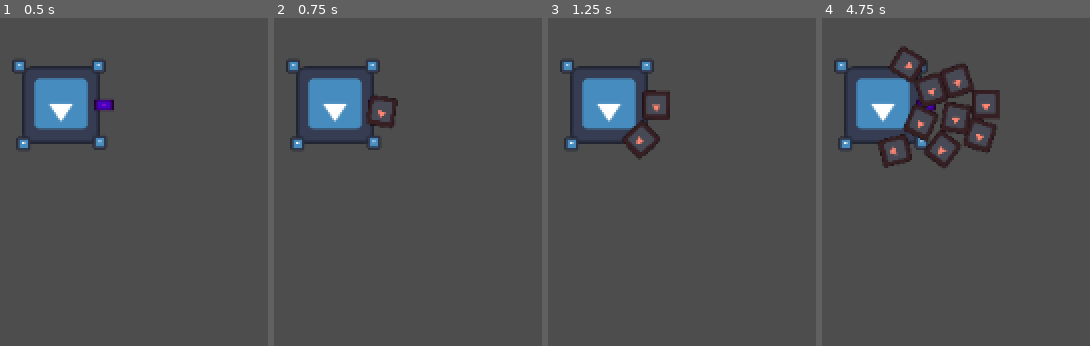
Above: before the commit, frames 1-4 (left to right).
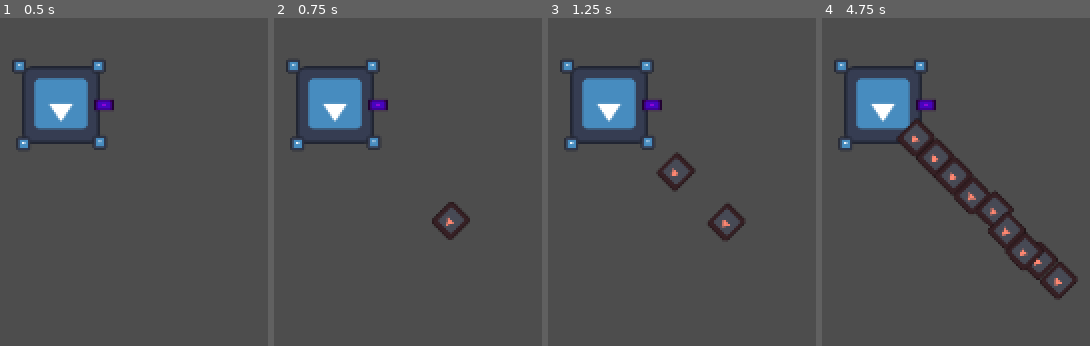
Above: after the commit, the same moments.

Repository: Quackstir/LVGameJam
Game: Godot game, scene res://Player.tscn
The game is run twice, just before and just after one commit, with the same random seed, the same clock (stepped at 60 frames per second) and the same inputs. The engine's default icon, where the game draws it, is replaced by a stand-in: a white triangle on a blue panel in a dark square.
Inputs:
- Up to frame 1 (0.5 s): no input
- Up to frame 2 (0.75 s): tap Enter at 0.5 s
- Up to frame 3 (1.25 s): no input
- Up to frame 4 (4.75 s): no input

Frame 1 is identical in both runs. In frame 2, 1.3% of the frame differs, in the area x 34-74%, y 23-68%; in frame 3, 2.5%; in frame 4, 9.1%, in the area x 20-96%, y 8-86%.

Commit message:
Added health, damage, and hit stuff

Diff:
--- a/Enemy.gd
+++ b/Enemy.gd
@@ -7,8 +7,15 @@
 # Get a reference to the player. It's likely different in your project
 var player
 
+@onready var hit_box_component = $HitBoxComponent
+@onready var health_component = $HealthComponent
+
 func _ready():
 	velocity = Vector2.ZERO
+	health_component.connect("onDeath", destroySelf)
+
+func destroySelf():
+	queue_free()
 
 func _set_Player(a:CharacterBody2D):
 	player = a
--- a/HealthComponent.gd
+++ b/HealthComponent.gd
@@ -13,6 +13,7 @@
 
 func _set_health(new_value : float):
 	Curr_Health = new_value
+	print("New Health: " + str(Curr_Health))
 	emit_signal("Health_Change", new_value)
 	if Curr_Health <= 0:
 		Death()
@@ -22,4 +23,3 @@
 
 func Death():
 	emit_signal("onDeath")
-	queue_free()
--- /dev/null
+++ b/HitBox.gd
@@ -0,0 +1,13 @@
+extends Area2D
+class_name HitboxComponent
+
+@export var healthComponent : HealthComponent
+
+signal hurt(hitbox)
+
+func _ready():
+	hurt.connect(takeDamage)
+
+func takeDamage(area: int):
+	print(get_parent().name + ": Damage Taken " + str(area))
+	healthComponent._take_damage(area)
--- /dev/null
+++ b/HitBoxComponent.tscn
@@ -0,0 +1,9 @@
+[gd_scene load_steps=2 format=3 uid="uid://u7ujf1rk1yi3"]
+
+[ext_resource type="Script" path="res://HitBox.gd" id="1_5su0j"]
+
+[node name="HitBoxComponent" type="Area2D"]
+script = ExtResource("1_5su0j")
+
+[connection signal="area_entered" from="." to="." method="_on_area_entered"]
+[connection signal="body_entered" from="." to="." method="_on_body_entered"]
--- a/Player.gd
+++ b/Player.gd
@@ -64,11 +64,6 @@
 
 func SpawnEnemy():
 	var enemy_instance = EnemyInstance.instantiate()
-	enemy_instance.global_position = Vector2(10,10)
+	enemy_instance.global_position = self.position + Vector2(100,100)
 	enemy_instance._set_Player(self)
 	get_tree().get_root().add_child(enemy_instance)
-
-
-
-func _on_hit_box_area_entered(area):
-	pass # Replace with function body.
--- a/Player.tscn
+++ b/Player.tscn
@@ -1,20 +1,22 @@
-[gd_scene load_steps=8 format=3 uid="uid://chbjox8nn5cvg"]
+[gd_scene load_steps=10 format=3 uid="uid://chbjox8nn5cvg"]
 
 [ext_resource type="Texture2D" uid="uid://i8dnnuog66dj" path="res://icon.svg" id="1_ism4c"]
 [ext_resource type="Script" path="res://Player.gd" id="1_yrlnl"]
 [ext_resource type="PackedScene" uid="uid://itihdsxsasau" path="res://enemy.tscn" id="2_18ndf"]
 [ext_resource type="PackedScene" uid="uid://6e2h6exk7447" path="res://weapon.tscn" id="3_pcl6h"]
-[ext_resource type="Script" path="res://HealthComponent.gd" id="5_5x5pc"]
+[ext_resource type="PackedScene" uid="uid://u7ujf1rk1yi3" path="res://HitBoxComponent.tscn" id="5_fhxqj"]
+[ext_resource type="AudioStream" uid="uid://cw3quvxx0vsfb" path="res://Audio/Beetle Game_AutoRifle v.1.mp3" id="5_g7yeo"]
+[ext_resource type="PackedScene" uid="uid://wb7i7fke0ykf" path="res://health_component.tscn" id="6_1xksy"]
 
 [sub_resource type="CircleShape2D" id="CircleShape2D_ra885"]
 radius = 8.00694
 
-[sub_resource type="CircleShape2D" id="CircleShape2D_8f83d"]
-radius = 8.67307
+[sub_resource type="CircleShape2D" id="CircleShape2D_ftsfj"]
+radius = 10.05
 
 [node name="Player" type="CharacterBody2D"]
 scale = Vector2(3, 3)
-collision_mask = 2
+collision_mask = 0
 script = ExtResource("1_yrlnl")
 EnemyInstance = ExtResource("2_18ndf")
 
@@ -34,6 +36,9 @@
 [node name="Weapon" parent="Center" instance=ExtResource("3_pcl6h")]
 position = Vector2(10.3333, 0)
 scale = Vector2(0.0400002, 0.0400001)
+
+[node name="AudioStreamPlayer2D" type="AudioStreamPlayer2D" parent="Center/Weapon"]
+stream = ExtResource("5_g7yeo")
 
 [node name="Sprite2D" type="Sprite2D" parent="Center"]
 position = Vector2(9, -9.33333)
@@ -55,14 +60,13 @@
 scale = Vector2(0.0242001, 0.0242001)
 texture = ExtResource("1_ism4c")
 
-[node name="HitBox" type="Area2D" parent="."]
+[node name="HitBoxComponent" parent="." node_paths=PackedStringArray("healthComponent") instance=ExtResource("5_fhxqj")]
 collision_layer = 0
 collision_mask = 2
+healthComponent = NodePath("../HealthComponent")
 
-[node name="CollisionShape2D" type="CollisionShape2D" parent="HitBox"]
-shape = SubResource("CircleShape2D_8f83d")
+[node name="CollisionShape2D" type="CollisionShape2D" parent="HitBoxComponent"]
+shape = SubResource("CircleShape2D_ftsfj")
 
-[node name="HealthComponent" type="Node2D" parent="."]
-script = ExtResource("5_5x5pc")
-
-[connection signal="area_entered" from="HitBox" to="." method="_on_hit_box_area_entered"]
+[node name="HealthComponent" parent="." instance=ExtResource("6_1xksy")]
+Max_Health = 4
--- a/Weapon.gd
+++ b/Weapon.gd
@@ -4,6 +4,9 @@
 
 @export var Bullet: PackedScene
 @export var bullet_speed: float = 100000000.0
+@export var FireCoolDown: float = 0.5
+@onready var audio_stream_player_2d = $AudioStreamPlayer2D
+
 @onready var EndOfGun = $EndOfGun
 var isShooting: bool = false
 
@@ -18,12 +21,13 @@
 
 func ShootRepeat():
 	while isShooting:
-		await get_tree().create_timer(0.5).timeout
+		await get_tree().create_timer(FireCoolDown).timeout
 		shoot()
 
 func shoot():
 	print("Firing Weapon")
 	var bullet_instance = Bullet.instantiate()
+	audio_stream_player_2d.play()
 	bullet_instance.global_position = EndOfGun.global_position
 	bullet_instance.rotation_degrees = rotation_degrees
 	bullet_instance.apply_central_impulse(Vector2(bullet_speed,0).rotated(global_rotation))
--- /dev/null
+++ b/bullet.gd
@@ -0,0 +1,10 @@
+extends RigidBody2D
+
+@onready var damage_box_component: DamageBoxComponent = $DamageBoxComponent as DamageBoxComponent
+
+#func _ready():
+#	damage_box_component.hit_hurtbox(queue_free)
+
+
+func _on_damage_box_component_area_entered(area):
+	queue_free()
--- a/bullet.tscn
+++ b/bullet.tscn
@@ -1,26 +1,37 @@
-[gd_scene load_steps=4 format=3 uid="uid://lvnwrtdrw7ls"]
+[gd_scene load_steps=7 format=3 uid="uid://lvnwrtdrw7ls"]
 
+[ext_resource type="Script" path="res://bullet.gd" id="1_8tcbk"]
 [ext_resource type="Texture2D" uid="uid://i8dnnuog66dj" path="res://icon.svg" id="1_j10lu"]
+[ext_resource type="PackedScene" uid="uid://df8f3gbs0jqlr" path="res://damage_box_component.tscn" id="3_ds58h"]
+[ext_resource type="Script" path="res://damage_box_component.gd" id="4_jpokl"]
 
 [sub_resource type="CircleShape2D" id="CircleShape2D_jshqo"]
+radius = 8.6
 
 [sub_resource type="RectangleShape2D" id="RectangleShape2D_8t8jm"]
+size = Vector2(23, 23)
 
 [node name="Bullet" type="RigidBody2D"]
-collision_layer = 0
-collision_mask = 0
+collision_layer = 4
+collision_mask = 2
 gravity_scale = 0.0
+script = ExtResource("1_8tcbk")
 
 [node name="Icon" type="Sprite2D" parent="."]
 modulate = Color(0, 0, 1, 1)
-position = Vector2(-1, -2)
+scale = Vector2(0.155, 0.155)
 texture = ExtResource("1_j10lu")
 
 [node name="CollisionShape2D2" type="CollisionShape2D" parent="."]
 shape = SubResource("CircleShape2D_jshqo")
 
-[node name="Area2D" type="Area2D" parent="."]
+[node name="DamageBoxComponent" parent="." instance=ExtResource("3_ds58h")]
+collision_layer = 0
+collision_mask = 2
+script = ExtResource("4_jpokl")
 
-[node name="CollisionShape2D" type="CollisionShape2D" parent="Area2D"]
-scale = Vector2(8.82619, -5.09041)
+[node name="CollisionShape2D" type="CollisionShape2D" parent="DamageBoxComponent"]
 shape = SubResource("RectangleShape2D_8t8jm")
+
+[connection signal="area_entered" from="DamageBoxComponent" to="." method="_on_damage_box_component_area_entered"]
+[connection signal="area_entered" from="DamageBoxComponent" to="DamageBoxComponent" method="_on_area_entered"]
--- /dev/null
+++ b/damage_box_component.gd
@@ -0,0 +1,23 @@
+extends Area2D
+
+class_name DamageBoxComponent
+
+# Export the damage amount this hitbox deals
+@export var damage = 1.0
+
+# Create a signal for when the hitbox hits a hurtbox
+signal hit_hurtbox(hurtbox)
+
+func _ready():
+	# Connect on area entered to our hurtbox entered function
+	area_entered.connect(_on_hurtbox_entered)
+
+func _on_hurtbox_entered(hitbox: HitboxComponent):
+	# Make sure the area we are overlapping is a hurtbox
+	if not hitbox is HitboxComponent: return
+	# Make sure the hurtbox isn't invincible
+	#if hitbox.is_invincible: return
+	# Signal out that we hit a hurtbox (this is useful for destroying projectiles when they hit something)
+	hit_hurtbox.emit(hitbox)
+	# Have the hurtbox signal out that it was hit
+	hitbox.hurt.emit(damage)
--- /dev/null
+++ b/damage_box_component.tscn
@@ -0,0 +1,5 @@
+[gd_scene format=3 uid="uid://df8f3gbs0jqlr"]
+
+[node name="DamageBoxComponent" type="Area2D"]
+collision_layer = 4
+collision_mask = 0
--- a/enemy.tscn
+++ b/enemy.tscn
@@ -1,12 +1,21 @@
-[gd_scene load_steps=4 format=3 uid="uid://itihdsxsasau"]
+[gd_scene load_steps=10 format=3 uid="uid://itihdsxsasau"]
 
 [ext_resource type="Script" path="res://Enemy.gd" id="1_1uq5v"]
 [ext_resource type="Texture2D" uid="uid://i8dnnuog66dj" path="res://icon.svg" id="2_ssppc"]
+[ext_resource type="PackedScene" uid="uid://wb7i7fke0ykf" path="res://health_component.tscn" id="3_u27k0"]
+[ext_resource type="PackedScene" uid="uid://u7ujf1rk1yi3" path="res://HitBoxComponent.tscn" id="4_tes3v"]
+[ext_resource type="PackedScene" uid="uid://df8f3gbs0jqlr" path="res://damage_box_component.tscn" id="5_ytwt8"]
+[ext_resource type="Script" path="res://damage_box_component.gd" id="6_pbavq"]
 
 [sub_resource type="RectangleShape2D" id="RectangleShape2D_ch8kf"]
 
+[sub_resource type="RectangleShape2D" id="RectangleShape2D_mcfci"]
+
+[sub_resource type="CircleShape2D" id="CircleShape2D_u173x"]
+
 [node name="Enemy" type="CharacterBody2D"]
-position = Vector2(399, -109)
+collision_layer = 2
+collision_mask = 3
 script = ExtResource("1_1uq5v")
 
 [node name="Sprite2D" type="Sprite2D" parent="."]
@@ -16,3 +25,22 @@
 
 [node name="CollisionShape2D" type="CollisionShape2D" parent="."]
 shape = SubResource("RectangleShape2D_ch8kf")
+
+[node name="HitBoxComponent" parent="." node_paths=PackedStringArray("healthComponent") instance=ExtResource("4_tes3v")]
+collision_layer = 2
+collision_mask = 0
+healthComponent = NodePath("../HealthComponent")
+
+[node name="CollisionShape2D" type="CollisionShape2D" parent="HitBoxComponent"]
+scale = Vector2(1.195, 1.195)
+shape = SubResource("RectangleShape2D_mcfci")
+
+[node name="HealthComponent" parent="." instance=ExtResource("3_u27k0")]
+
+[node name="DamageBoxComponent" parent="." instance=ExtResource("5_ytwt8")]
+collision_layer = 0
+collision_mask = 1
+script = ExtResource("6_pbavq")
+
+[node name="CollisionShape2D" type="CollisionShape2D" parent="DamageBoxComponent"]
+shape = SubResource("CircleShape2D_u173x")
--- /dev/null
+++ b/health_component.tscn
@@ -0,0 +1,6 @@
+[gd_scene load_steps=2 format=3 uid="uid://wb7i7fke0ykf"]
+
+[ext_resource type="Script" path="res://HealthComponent.gd" id="1_8ks2g"]
+
+[node name="HealthComponent" type="Node2D"]
+script = ExtResource("1_8ks2g")
--- a/project.godot
+++ b/project.godot
@@ -42,4 +42,3 @@
 
 2d_physics/layer_1="Player"
 2d_physics/layer_2="Enemy"
-2d_physics/layer_3="PlayerBullets"
Not shown, added: Audio/Beetle Game_AutoRifle v.1.mp3.import
Not shown, added: Audio/Beetle Game_AutoRifle v.1.mp3
